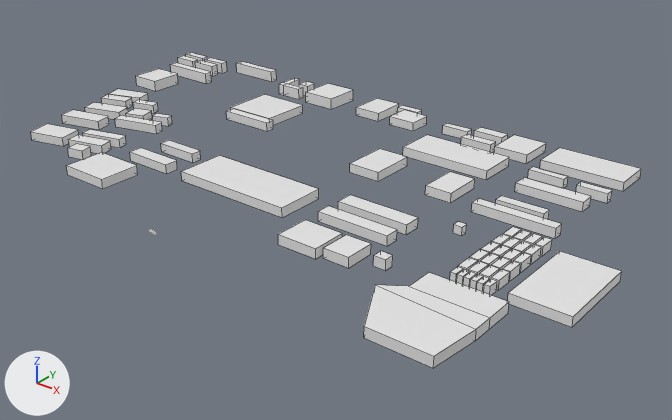
The FBX model Assets/models/baimo.fbx: old version first, new version second.
Rendered twice from a 50 mm camera at (1264.0, -1227.0, 574.0) aimed at (450.0, -209.0, -58.0). Lighting does not change. The marker at lower left points along +X, +Y and +Z. Mesh edges are drawn as thin lines on the coarser meshes. Where no turn or scale is listed for an object, it has been applied to the vertices.

Objects in the first picture: '立方体', '立方体_1', '立方体_11', '立方体_3', '立方体_39', '立方体_4', '立方体_45', '立方体_47', '立方体_48', '立方体_5', '立方体_50', '立方体_51', '立方体_7', '立方体_77', '立方体_9'.
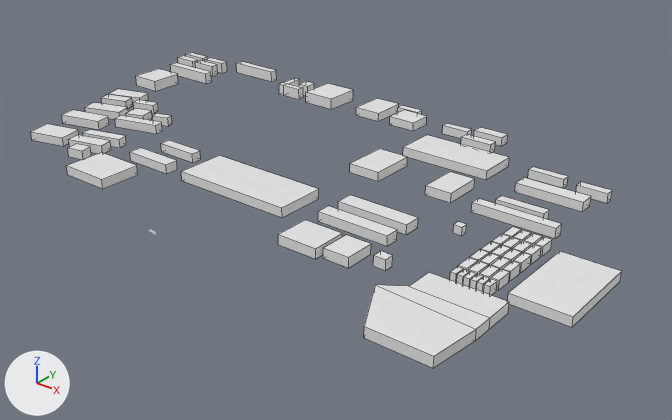
Location of each change, [x1, y1, x2, y2] in pixels of the pictures (672 x 420 px):
```json
{"object": "立方体_1", "change": "deleted", "before": [540, 148, 641, 191]}
{"object": "立方体_3", "change": "deleted", "before": [231, 94, 303, 125]}
{"object": "立方体", "change": "deleted", "before": [494, 135, 546, 164]}
{"object": "立方体_5", "change": "deleted", "before": [226, 109, 273, 131]}
```

The change, as JSON lines over the scene's bpy script:
```json
{"op": "remove", "block": "ob_立方体_3", "code": ["ob_立方体_3 = bpy.data.objects.new('立方体_3', me_mesh_041)", "ob_立方体_3.location = (181.0, -70.0, 7.0)"]}
{"op": "remove", "block": "ob_立方体", "code": ["ob_立方体 = bpy.data.objects.new('立方体', me_mesh_060)", "ob_立方体.location = (624.0, 48.0, 7.0)"]}
{"op": "remove", "block": "ob_立方体_5", "code": ["ob_立方体_5 = bpy.data.objects.new('立方体_5', me_mesh_040)", "ob_立方体_5.location = (181.0, -89.0, 7.0)"]}
{"op": "remove", "block": "ob_立方体_1", "code": ["ob_立方体_1 = bpy.data.objects.new('立方体_1', me_mesh_061)", "ob_立方体_1.location = (747.0, 43.0, 7.0)"]}
```
